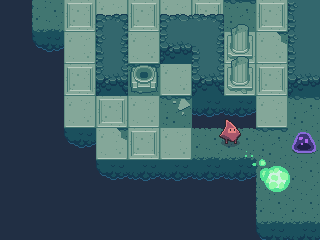
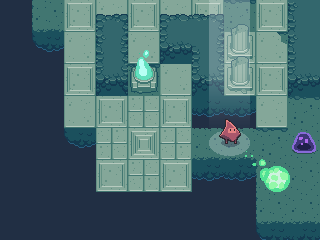
Revision of a layered (320, 240) image; what changed, layer by layer:
moved "player" above "player shadow" over [219, 119, 241, 144]
moved "player shadow" above "spotlight" over [221, 139, 240, 147]
showed "spotlight" over [209, 0, 250, 156]
hid "Layer 9" over [135, 67, 153, 80]
added layer "Layer 10" above "sconce" over [136, 50, 151, 79]
added layer "Layer 11" above "Layer 0" over [96, 96, 192, 192]
